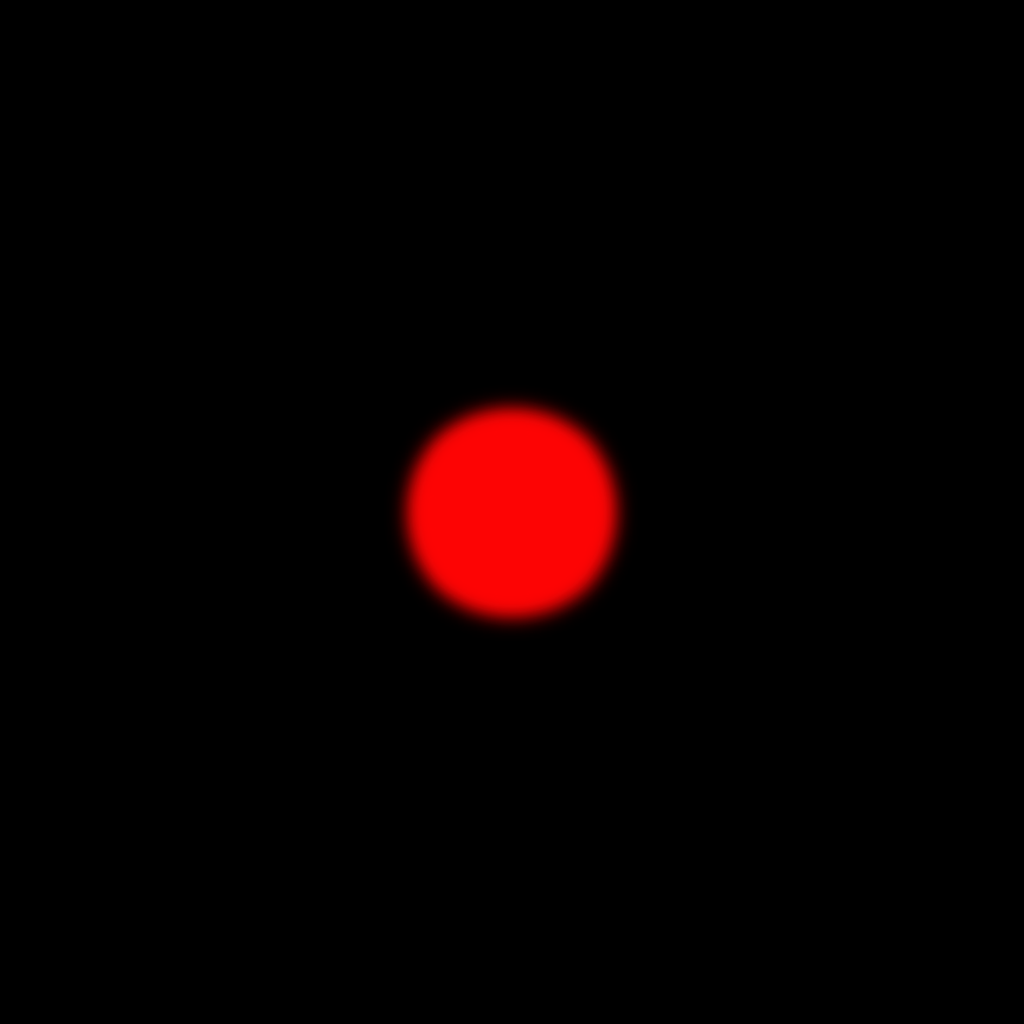
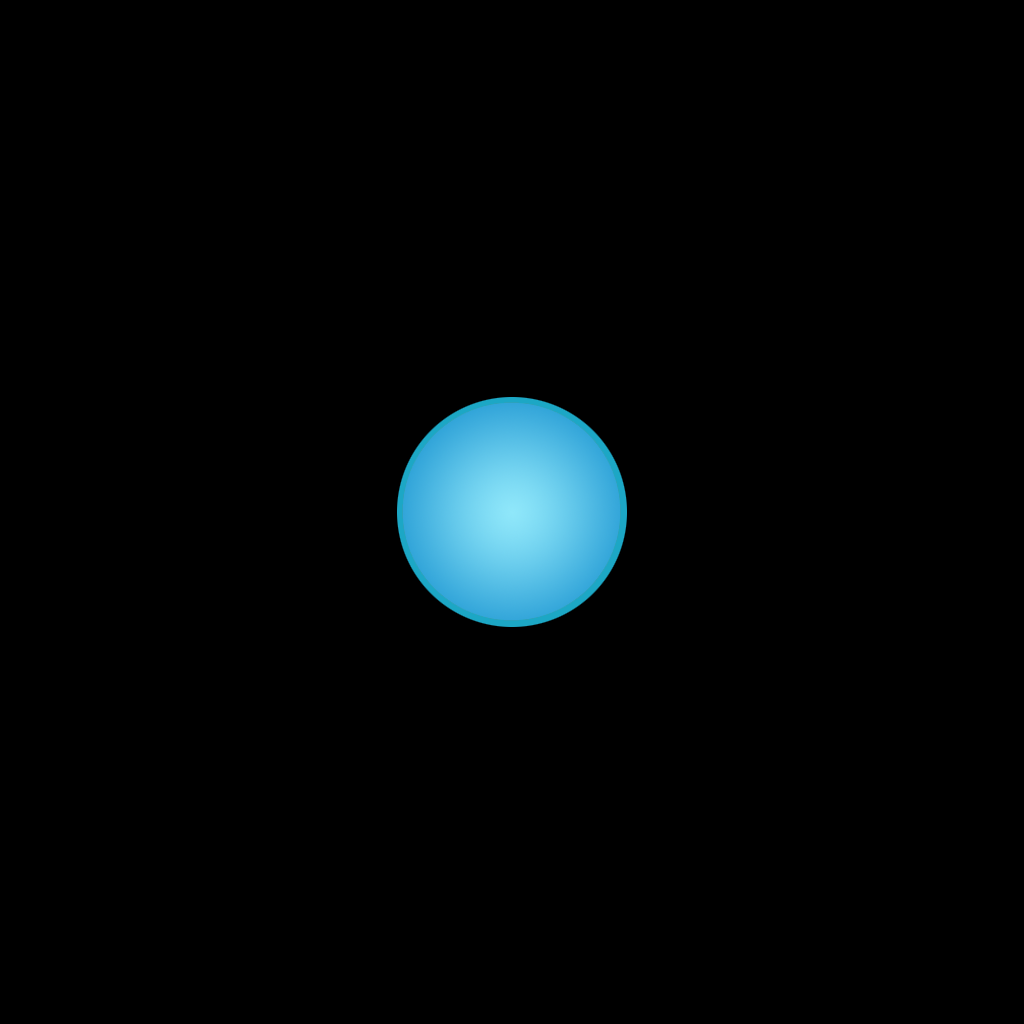
Comparing the layer stacks of the two 1024x1024 images. Changes:
added layer "radial gradient light blue" above "ellipse stroke" over left=402, top=402, right=621, bottom=621
added layer "light blue" (79%) above "blue" over left=397, top=397, right=627, bottom=627
hid "red copy" over left=387, top=388, right=637, bottom=638
hid "red" over left=395, top=396, right=627, bottom=628
